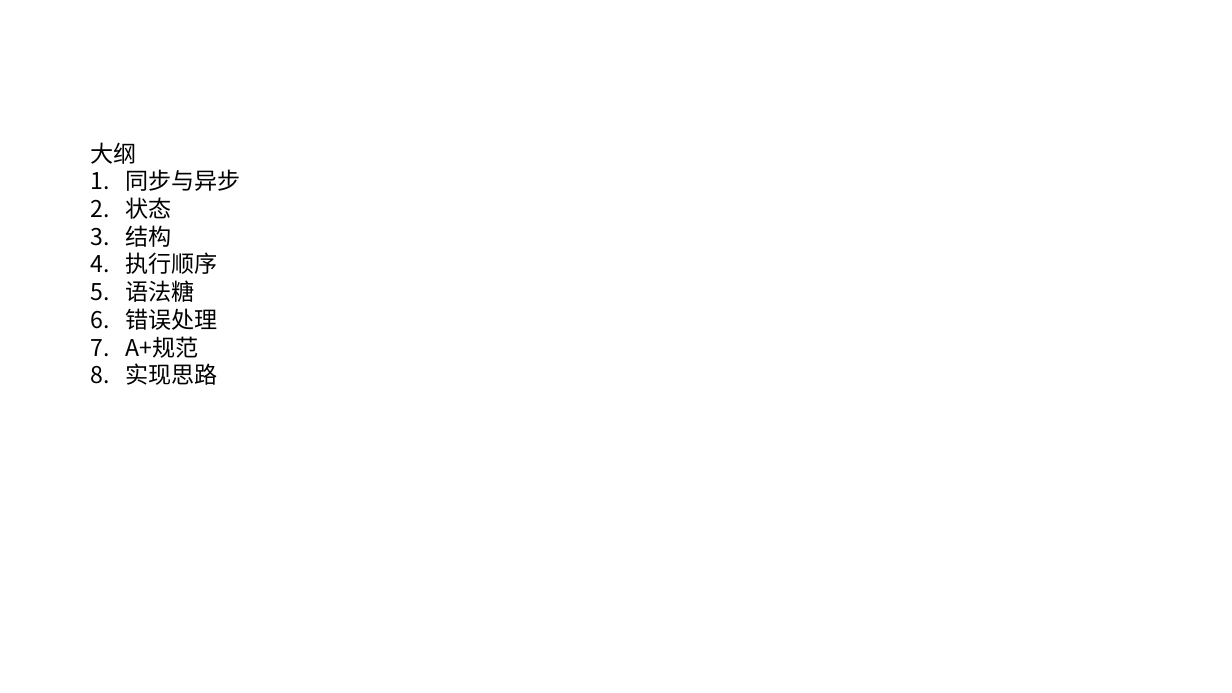
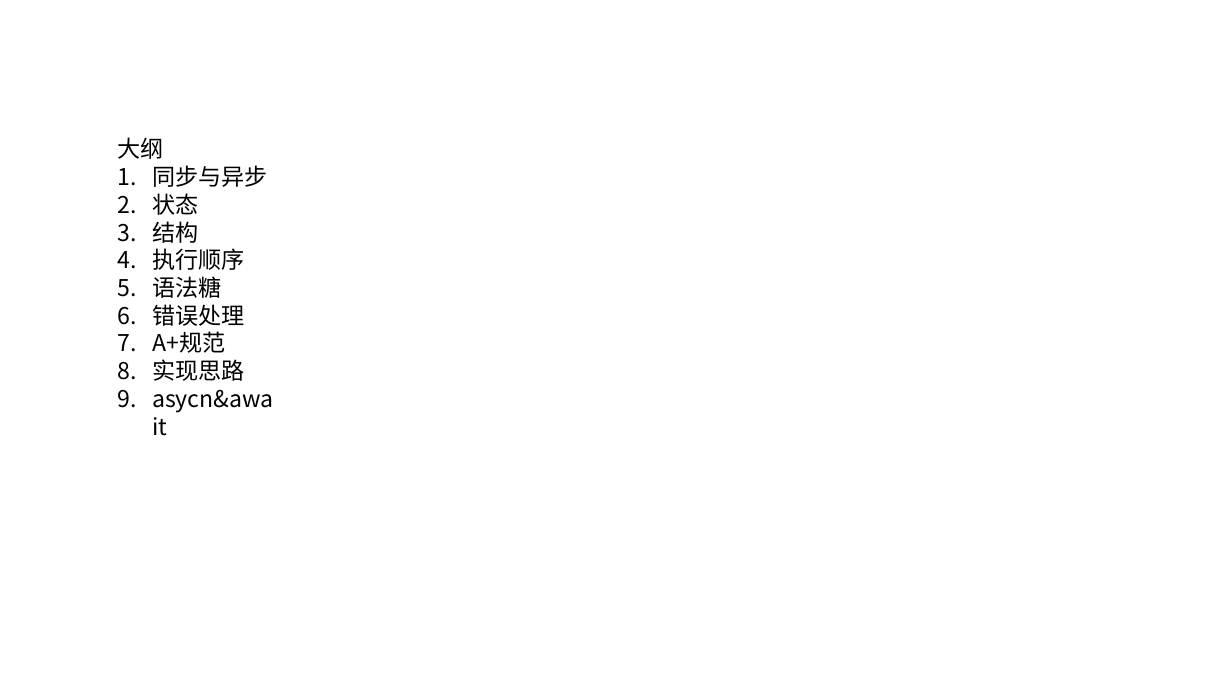
Before and after one commit to kovarxu/Own, a slide deck: slide 1 of tools/myPromise/Promise.pptx. Drawn at 1232x693 pixels with LibreOffice and Linux fonts; fonts in the diff are those of the drawing. Boxes give left, top, right and bottom in pixels: in the first picture for what was removed or moved away, otherwise in the second. Text is boxed around its words. In the diff, an @@ line names an element or a change of style, - is before the commit and + after.

```diff
--- a/tools/myPromise/Promise.pptx
+++ b/tools/myPromise/Promise.pptx
@@ text "大纲": place and size @@
-text "大纲" at bbox=[91, 142, 240, 385]
+text "大纲" at bbox=[118, 137, 274, 413]
@@ text at bbox=[152, 390, 274, 413]: paragraph added @@
+9. asycn&await
```
Also in this commit, not shown: 2 other slides changed, 6 other files.
